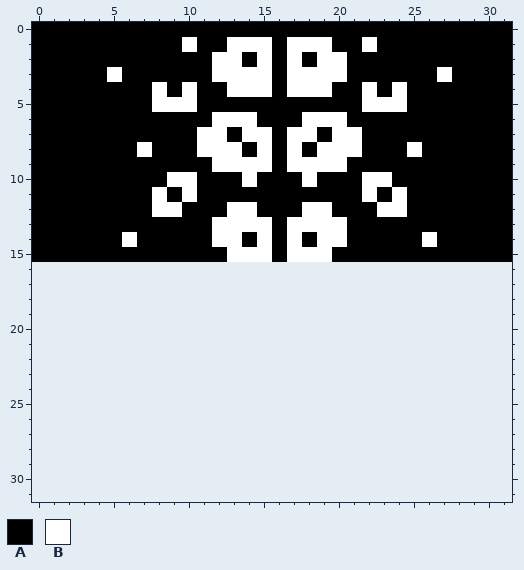
Pixel-art file -- Assets/Sprites/Tiles/EdgeTiles.aseprite. Above is the file before it was changed.
32x16 pixels, 1 frame. The old version is drawn lined up with the new one, on the new canvas.
Visible layers, top first: "Outline", "Black".
Palette (. is transparent): A #000000  B #ffffff
Pixels before, first column x 0:
 0 AAAAAAAAAAAAAAAAAAAAAAAAAAAAAAAA
 1 AAAAAAAAAABAABBBABBBAABAAAAAAAAA
 2 AAAAAAAAAAAABBABABABBAAAAAAAAAAA
 3 AAAAABAAAAAABBBBABBBBAAAAAABAAAA
 4 AAAAAAAABABAABBBABBBAABABAAAAAAA
 5 AAAAAAAABBBAAAAAAAAAAABBBAAAAAAA
 6 AAAAAAAAAAAABBBAAABBBAAAAAAAAAAA
 7 AAAAAAAAAAABBABBABBABBAAAAAAAAAA
 8 AAAAAAABAAABBBABABABBBAAABAAAAAA
 9 AAAAAAAAAAAABBBBABBBBAAAAAAAAAAA
10 AAAAAAAAABBAAABAAABAAABBAAAAAAAA
11 AAAAAAAABABAAAAAAAAAAABABAAAAAAA
12 AAAAAAAABBAAABBAAABBAAABBAAAAAAA
13 AAAAAAAAAAAABBBBABBBBAAAAAAAAAAA
14 AAAAAABAAAAABBABABABBAAAAABAAAAA
15 AAAAAAAAAAAAABBBABBBAAAAAAAAAAAA
Once edited:
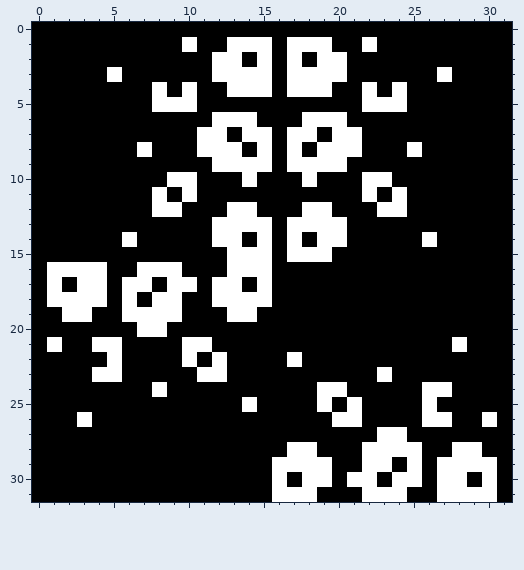
Edits made:
{"change": "canvas 32x16 -> 32x32"}
{"y":16,"x":0,"old":"................................","new":"ABBBBAABBBAAABBBAAAAAAAAAAAAAAAA"}
{"y":17,"x":0,"old":"................................","new":"ABABBABBABBABBABAAAAAAAAAAAAAAAA"}
{"y":18,"x":0,"old":"................................","new":"ABBBBABABBAABBBBAAAAAAAAAAAAAAAA"}
{"y":19,"x":0,"old":"................................","new":"AABBAABBBBAAABBAAAAAAAAAAAAAAAAA"}
{"y":20,"x":0,"old":"................................","new":"AAAAAAABBAAAAAAAAAAAAAAAAAAAAAAA"}
{"y":21,"x":0,"old":"................................","new":"ABAABBAAAABBAAAAAAAAAAAAAAAABAAA"}
{"y":22,"x":0,"old":"................................","new":"AAAAABAAAABABAAAABAAAAAAAAAAAAAA"}
{"y":23,"x":0,"old":"................................","new":"AAAABBAAAAABBAAAAAAAAAABAAAAAAAA"}
{"y":24,"x":0,"old":"................................","new":"AAAAAAAABAAAAAAAAAABBAAAAABBAAAA"}
{"y":25,"x":0,"old":"................................","new":"AAAAAAAAAAAAAABAAAABABAAAABAAAAA"}
{"y":26,"x":0,"old":"................................","new":"AAABAAAAAAAAAAAAAAAABBAAAABBAABA"}
{"y":27,"x":0,"old":"................................","new":"AAAAAAAAAAAAAAAAAAAAAAABBAAAAAAA"}
{"y":28,"x":0,"old":"................................","new":"AAAAAAAAAAAAAAAAABBAAABBBBAABBAA"}
{"y":29,"x":0,"old":"................................","new":"AAAAAAAAAAAAAAAABBBBAABBABABBBBA"}
{"y":30,"x":0,"old":"................................","new":"AAAAAAAAAAAAAAAABABBABBABBABBABA"}
{"y":31,"x":0,"old":"................................","new":"AAAAAAAAAAAAAAAABBBAAABBBAABBBBA"}
{"label":"added","picture_box":[32,262,512,502]}
